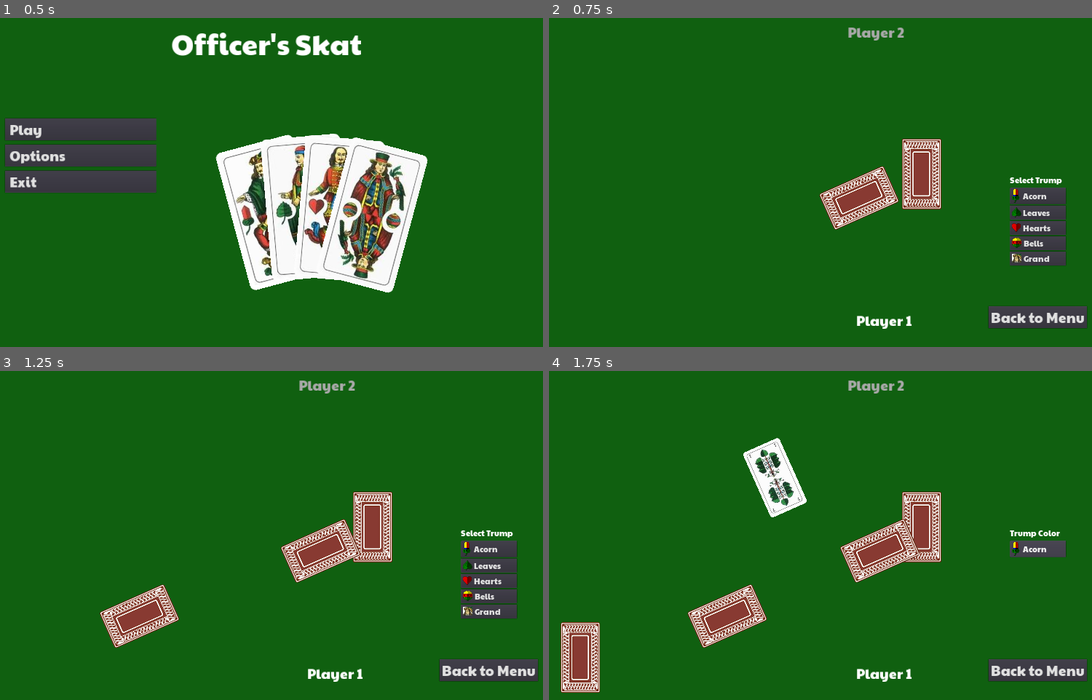
Above: before the commit, frames 1-4 (two rows, left to right).
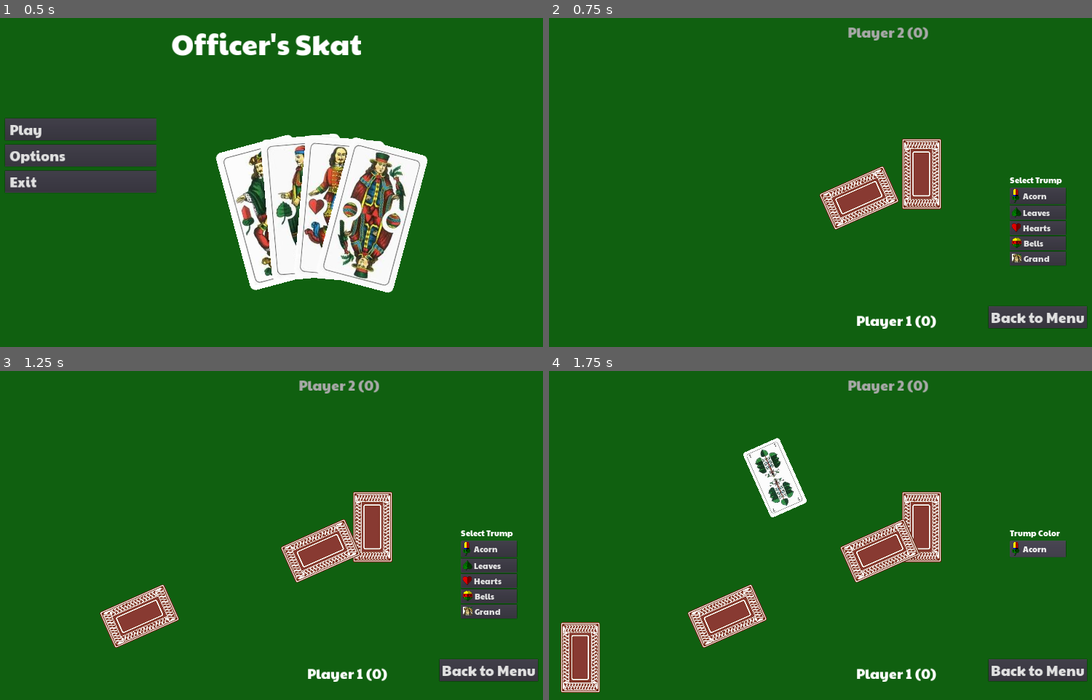
Above: after the commit, the same moments.

Repository: DanielGronau/officers_skat
Game: Godot game, scene res://Menu/Menu.tscn
The game is run twice, just before and just after one commit, with the same random seed, the same clock (stepped at 60 frames per second) and the same inputs.
Inputs:
- Up to frame 1 (0.5 s): no input
- Up to frame 2 (0.75 s): click "Play" at 0.5 s
- Up to frame 3 (1.25 s): no input
- Up to frame 4 (1.75 s): click "Acorn" at 1.25 s

Frame 1 is identical in both runs. In frame 2, 0.2% of the frame differs, in the area x 65-72%, y 2-95%; in frame 3, 0.2%; in frame 4, 0.2%.

Commit message:
refactoring Card

Diff:
--- a/Cards/Card.gd
+++ b/Cards/Card.gd
@@ -10,17 +10,15 @@
 var loc = Global.Loc.HEAP
 var below: Card = null
 
-const suit2row = {
-	0: 4,
-	1: 3,
-	2: 1,
-	3: 2
-}
+const suit2row = [4, 3, 1, 2]
+const val2trick = [0, 0, 0, 10, 2, 3, 4, 11]
+const suit2say = ["Acorn", "Leaves", "Hearts", "Bells"]
+const val2say = ["7", "8", "9", "10", "Jack", "Queen", "King", "Ace"]
 
 func _ready():
 	pass
 
-func init(_suit: int, _value: int, _open: bool):
+func init(_suit: int, _value: int, _open: bool) -> void:
 	suit = _suit
 	value = _value
 	open = _open
@@ -28,13 +26,39 @@
 	if (open) :
 		flip()
 
-func flip():
+func flip() -> void:
 	open = ! open
 	$Front.visible = open
 	$Back.visible = ! open
 
-func clicked():
+func clicked() -> void:
 	emit_signal("card_clicked", self)
 
-func is_trump():
+func is_trump() -> bool:
 	return value == Global.Value.JACK || suit == Global.trump
+
+func overtakes(card: Card) -> bool:
+	if card.is_trump() && ! is_trump(): # throw away on a trump
+		return false
+	elif ! card.is_trump() && is_trump(): # made the trick with a trump
+		return true
+	elif suit != card.suit: # throw away on non-trump
+		return false
+	else: # same suit or trump
+		return order_value() > card.order_value()
+
+func order_value() -> int:
+	if value == Global.Value.JACK:
+		return 20 - suit # ACORN-JACK = 20 ... BELLS-JACK = 17
+	elif value == Global.Value.TEN:
+		return 7
+	elif value == Global.Value.ACE:
+		return 8
+	else:
+		return value
+
+func trick_value() -> int:
+	return val2trick[value]
+
+func say() -> String:
+	return val2say[value] + " of " + suit2say[suit]
--- a/Game/Game.gd
+++ b/Game/Game.gd
@@ -73,11 +73,11 @@
 	remove_child(player)
 	player.queue_free()
 
-func _on_card_clicked(card: Node2D):
+func _on_card_clicked(card: Card):
 	if (card.loc == Global.Loc.PLAYER1 && Global.player1.moving) || (card.loc == Global.Loc.PLAYER2 && Global.player2.moving):
 		if Global.card1_played == null:
 			Global.card1_played = card
-			Global.change_moving()
+			Global.show_players(true)
 			card.position = Vector2(1400, 600)
 			card.z_index = 9
 		elif Global.card2_played == null && can_play(card):
@@ -88,8 +88,14 @@
 			var loc = Global.who_gets_trick()
 			card.loc = loc
 			Global.card1_played.loc = loc
-			if (loc == Global.Loc.TRICK1 && Global.player2.moving) || (loc == Global.Loc.TRICK2 && Global.player1.moving):
-				Global.change_moving()
+			if (loc == Global.Loc.TRICK1):
+				Global.player1.trick_points += card.trick_value() + Global.card1_played.trick_value()
+				print(Global.card1_played.say() + " " + card.say() + " to Player1")
+			else:
+				Global.player2.trick_points += card.trick_value() + Global.card1_played.trick_value()
+				print(Global.card1_played.say() + " " + card.say() + " to Player2")
+			Global.show_players((Global.player1.moving && loc == Global.Loc.TRICK2)
+				|| (Global.player2.moving && loc == Global.Loc.TRICK1))
 			card.visible = false
 			Global.card1_played.visible = false
 			if card.below != null:
--- a/Global/Global.gd
+++ b/Global/Global.gd
@@ -28,35 +28,15 @@
 	randomize()
 	cards.shuffle()
 
-func change_moving():
-	player1.moving = ! player1.moving
-	player2.moving = ! player2.moving
+func show_players(switch: bool):
+	if switch:
+		player1.moving = ! player1.moving
+		player2.moving = ! player2.moving
 	player1.show_moving()
 	player2.show_moving()
 
 func who_gets_trick():
-	var suit1 = card1_played.suit
-	var suit2 = card2_played.suit
-	var val1 = card1_played.value
-	var val2 = card2_played.value
-	var trump1 = card1_played.is_trump()
-	var trump2 = card2_played.is_trump()
-	if trump1:
-		if trump2:
-			if val1 == Value.JACK:
-				if val2 == Value.JACK && suit1 > suit2:
-					return card2_played.loc + 2
-				else:
-					return card1_played.loc + 2
-			else:
-				if val2 == Value.JACK || val1 < val2:
-					return card2_played.loc + 2
-				else:
-					return card1_played.loc + 2
-		else:
-			return card1_played.loc + 2
+	if card2_played.overtakes(card1_played):
+		return card2_played.loc + 2
 	else:
-		if trump2 || (suit1 == suit2 && val1 < val2):
-			return card2_played.loc + 2
-		else:
-			return card1_played.loc + 2
+		return card1_played.loc + 2
--- a/Player/Player.gd
+++ b/Player/Player.gd
@@ -3,12 +3,13 @@
 var player_name: String = "Player"
 var type: int
 var moving: bool
+var trick_points: int = 0
 
 func _ready():
-	$NameLabel.text = player_name
 	show_moving()
 
 func show_moving():
+	$NameLabel.text = player_name + " (" + str(trick_points) + ")"
 	if moving:
 		$NameLabel.add_color_override("font_color", Color.white)
 	else:
